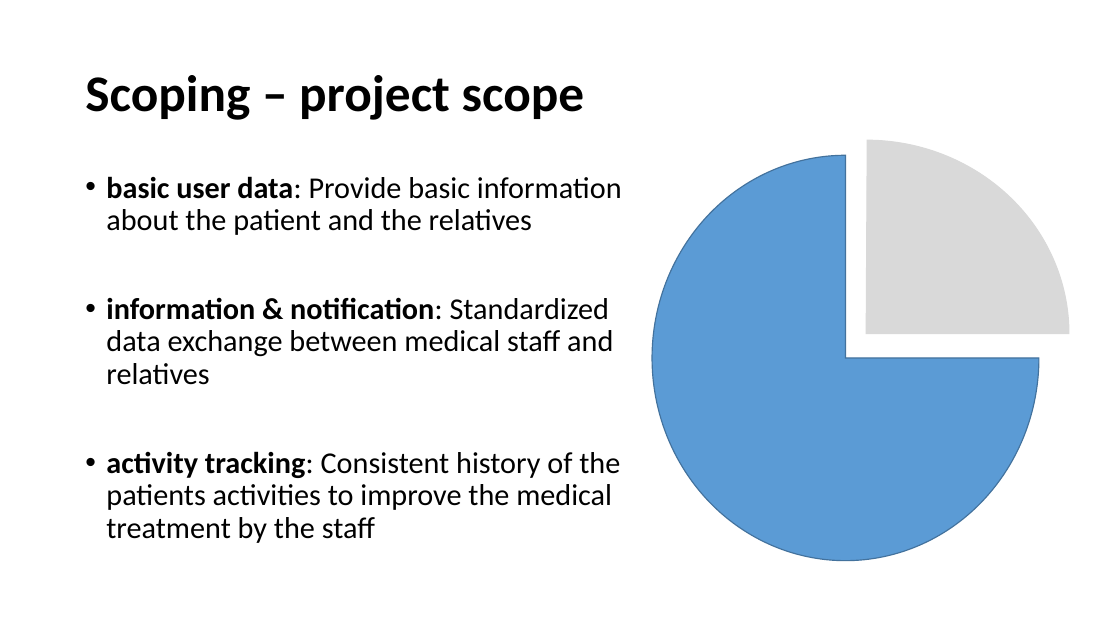
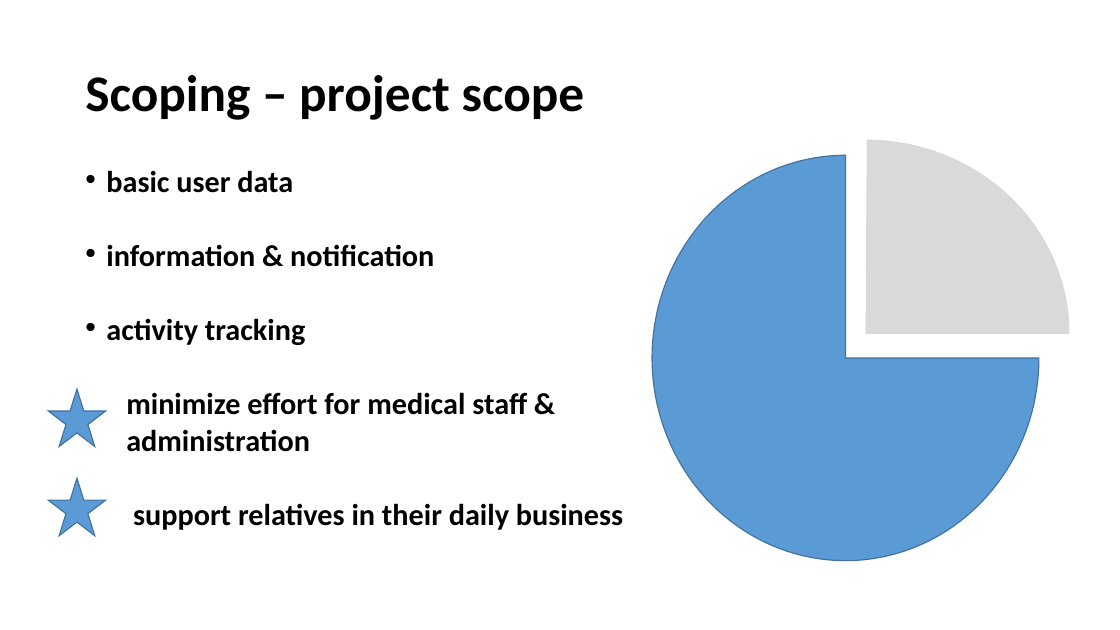
Before and after one commit to wirtj1/relatives, a slide deck: slide 2 of Orange/doc/CS01/task03/Task03.pptx. Drawn at 1120x630 pixels with LibreOffice and Linux fonts; fonts in the diff are those of the drawing. Boxes give left, top, right and bottom in pixels: in the first picture for what was removed or moved away, otherwise in the second. Text is boxed around its words. In the diff, an @@ line names an element or a change of style, - is before the commit and + after.

Commit message:
add powerpoint

```diff
--- a/Orange/doc/CS01/task03/Task03.pptx
+++ b/Orange/doc/CS01/task03/Task03.pptx
@@ text at (106, 170, 623, 530): text changed; bold on @@
-• basic user data: Provide basic information about the patient and the relatives
-• information & notification: Standardized data exchange between medical staff and relatives
-• activity tracking: Consistent history of the patients activities to improve the medical treatment by the staff
+• basic user data
+• information & notification
+• activity tracking
+minimize effort for medical staff &
+administration
+support relatives in their daily business
@@ star added at (48, 389, 105, 446), fill #5B9BD5, outline #43739E 1 pt @@
@@ star added at (48, 478, 105, 535), fill #5B9BD5, outline #43739E 1 pt @@
```
Also in this commit, not shown: 2 other slides changed, 1 slide added, 2 slides removed.
